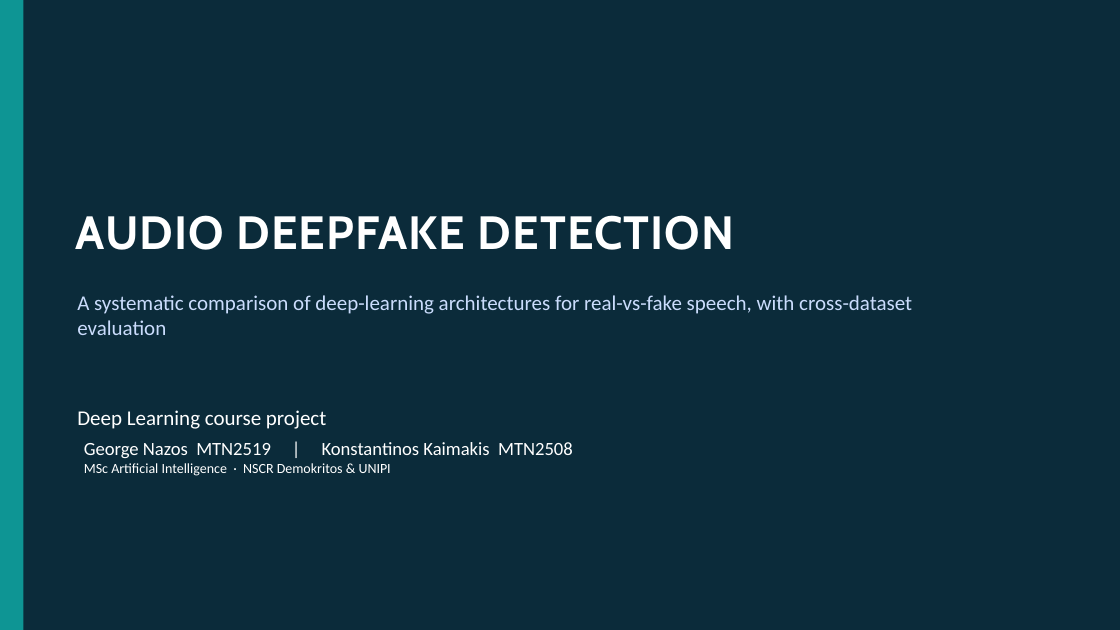
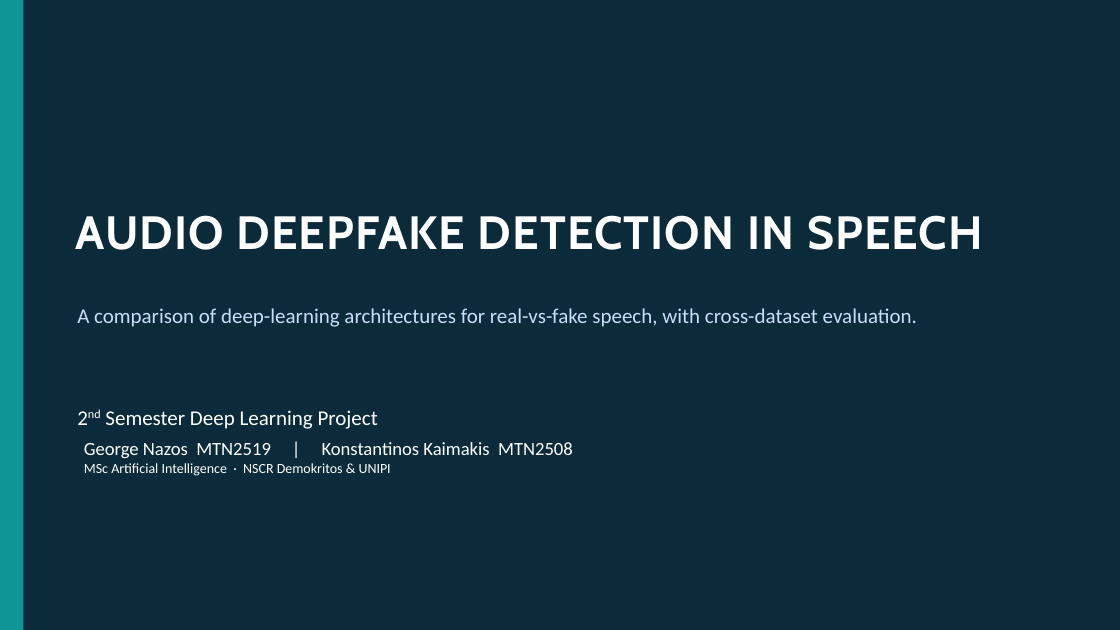
Before and after one commit to KonstaninosKaimakis/audio-deepfake-detection-DL, a slide deck: slide 1 of presentation.pptx. Drawn at 1120x630 pixels with LibreOffice and Linux fonts; fonts in the diff are those of the drawing. Boxes give left, top, right and bottom in pixels: in the first picture for what was removed or moved away, otherwise in the second. Text is boxed around its words. In the diff, an @@ line names an element or a change of style, - is before the commit and + after.

```diff
--- a/presentation.pptx
+++ b/presentation.pptx
@@ text at (76,215,983,250): text changed @@
-AUDIO DEEPFAKE DETECTION
+AUDIO DEEPFAKE DETECTION IN SPEECH
@@ text at (77,308,917,327): text changed @@
-A systematic comparison of deep-learning architectures for real-vs-fake speech, with cross-dataset evaluation
+A comparison of deep-learning architectures for real-vs-fake speech, with cross-dataset evaluation.
@@ text at (105,410,378,429): text changed @@
-Deep Learning course project
+2nd Semester Deep Learning Project
```
Also in this commit, not shown: 7 other slides changed.
